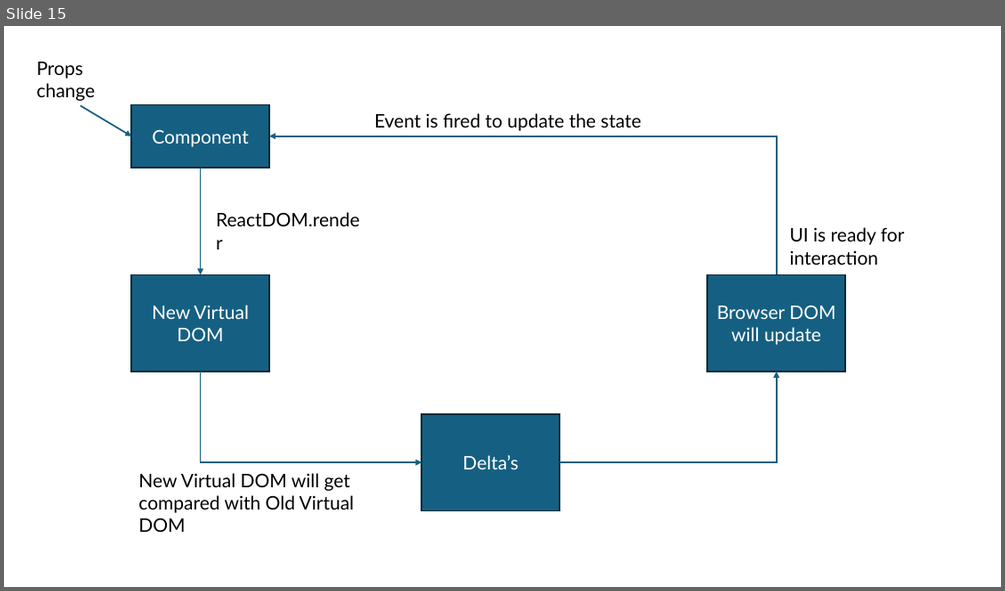
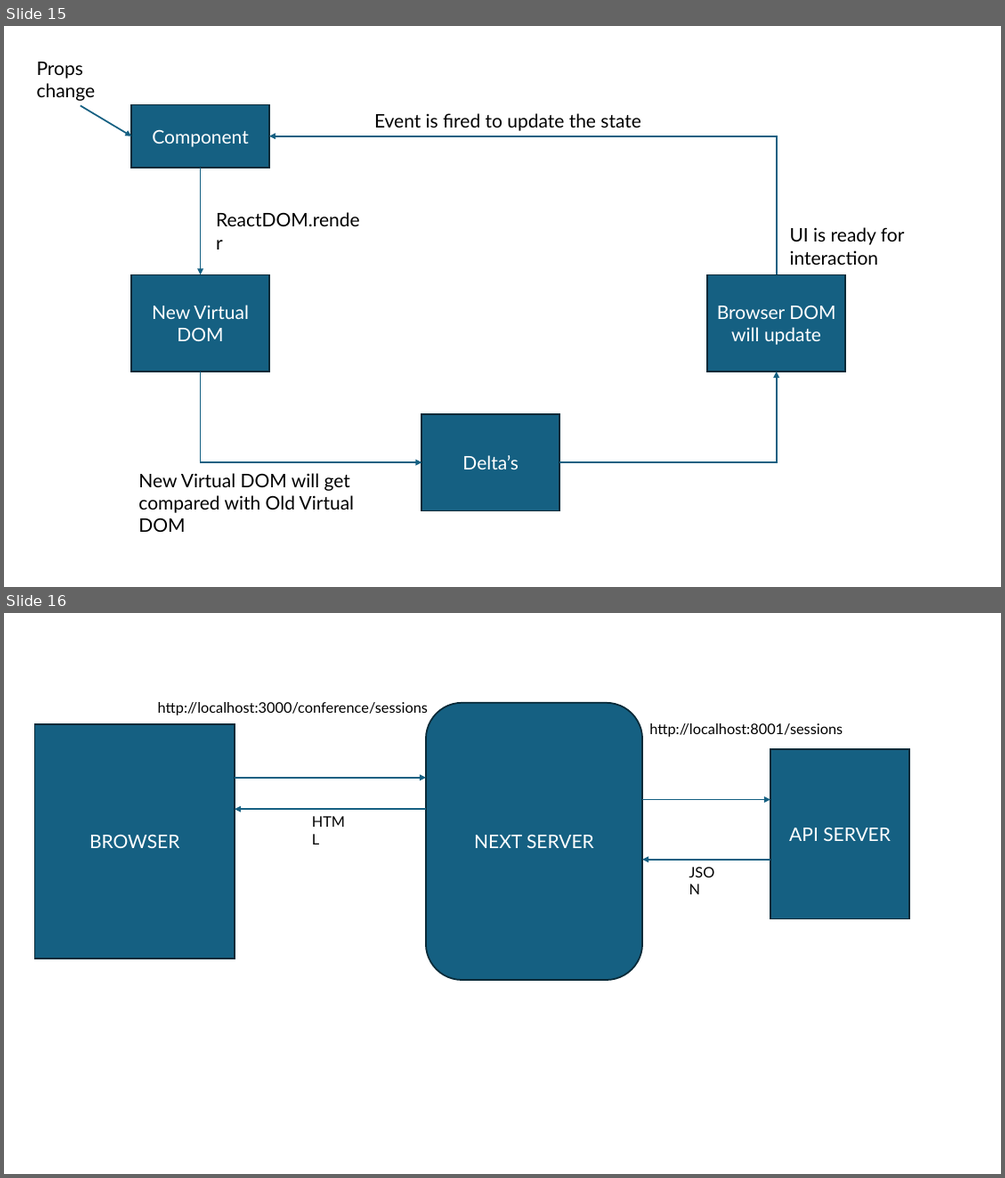
Before and after one commit to synechron-data/2025_Mar_NextJS, a slide deck: Notes/Presentation.pptx. Shown one above the other, each under a label of ours: slide 15 before the commit, slides 15 and 16 after it. The pictures are 1005x591 and 1005x1178 pixels, drawn with LibreOffice and Linux fonts; fonts in the diff are those of the drawing. Boxes give left, top, right and bottom in pixels: in the first picture for what was removed or moved away, otherwise in the second. Text is boxed around its words. In the diff, an @@ line names an element or a change of style, - is before the commit and + after.

```diff
--- a/Notes/Presentation.pptx
+++ b/Notes/Presentation.pptx
@@ slide 16 added at (4, 613, 1001, 1174), background #FFFFFF @@
@@ text added at (158, 702, 428, 715), 14 pt, text #000000 @@
+http://localhost:3000/conference/sessions
@@ rounded rectangle added at (426, 703, 642, 981), fill #156082, outline #092A39 1.5 pt, 18 pt, text #FFFFFF @@
+NEXT SERVER
@@ rectangle added at (34, 723, 235, 958), fill #156082, outline #092A39 1.5 pt, 18 pt, text #FFFFFF @@
+BROWSER
@@ text added at (649, 723, 842, 737), 14 pt, text #000000 @@
+http://localhost:8001/sessions
@@ rectangle added at (770, 750, 909, 919), fill #156082, outline #092A39 1.5 pt, 18 pt, text #FFFFFF @@
+API SERVER
@@ arrow added from (235, 778) to (426, 778), #156082 1.5 pt @@
@@ arrow added from (643, 799) to (770, 799), #156082 1.5 pt @@
@@ arrow added from (426, 809) to (235, 809), #156082 1.5 pt @@
@@ text added at (305, 809, 356, 835), 14 pt, text #000000 @@
+HTML
@@ arrow added from (770, 859) to (643, 859), #156082 1.5 pt @@
@@ text added at (681, 859, 731, 884), 14 pt, text #000000 @@
+JSON
```
Also in this commit, not shown: 1 other slide added, 1 other file.
